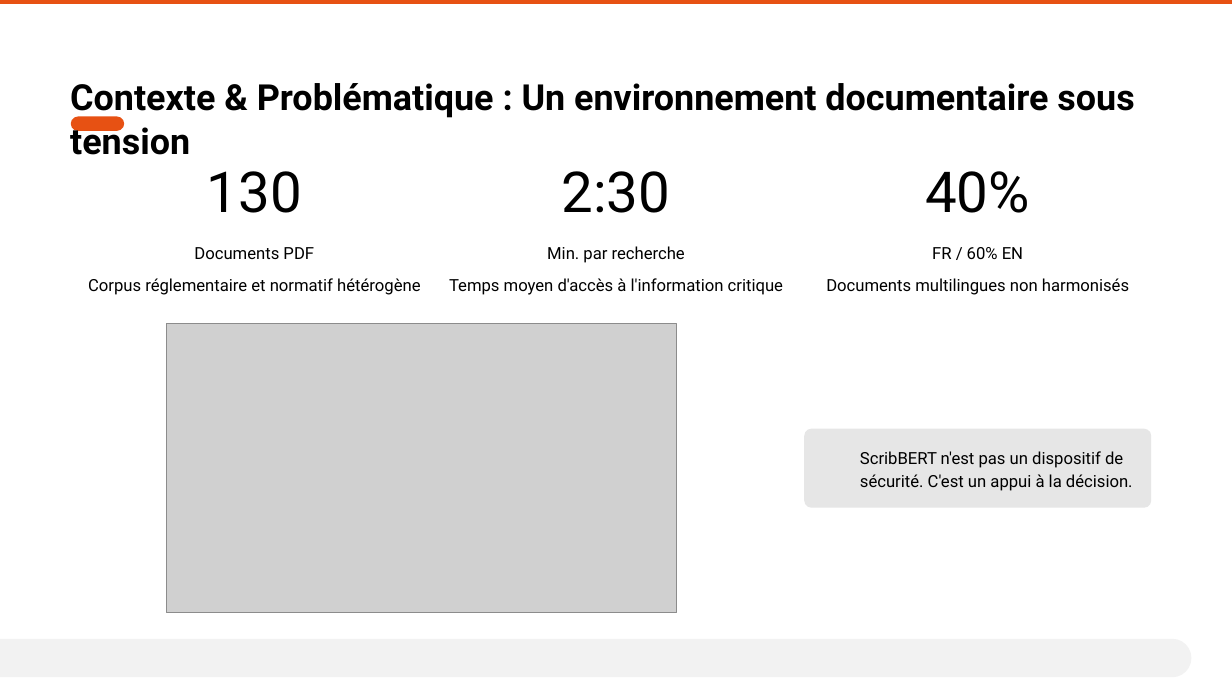
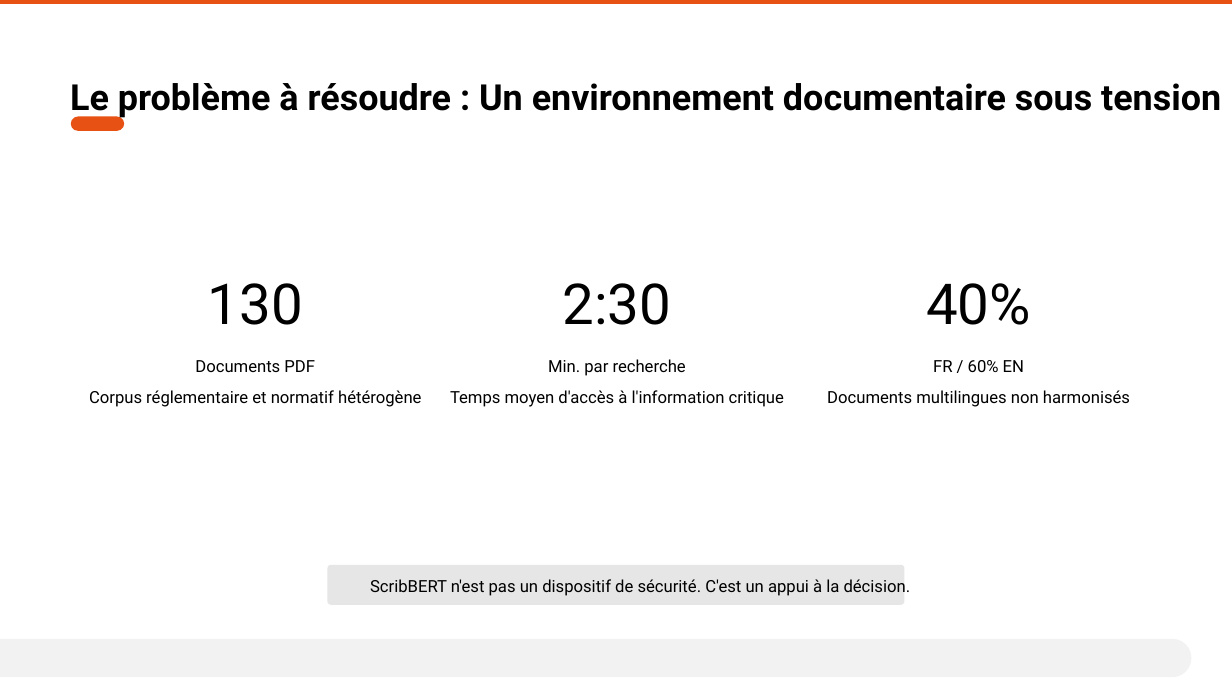
Before and after one commit to AurelienLELEU/memoire, a slide deck: slide 2 of Évaluer la cohérence et la fiabilité d'un système RAG en contexte industriel critique.pptx. Drawn at 1232x693 pixels with LibreOffice and Linux fonts; fonts in the diff are those of the drawing; grey boxes stand for pictures; background and template pictures are left out. Boxes give left, top, right and bottom in pixels: in the first picture for what was removed or moved away, otherwise in the second. Text is boxed around its words. In the diff, an @@ line names an element or a change of style, - is before the commit and + after.

```diff
--- a/Évaluer la cohérence et la fiabilité d'un système RAG en contexte industriel critique.pptx
+++ b/Évaluer la cohérence et la fiabilité d'un système RAG en contexte industriel critique.pptx
@@ text at (70,83,1221,119): text changed @@
-Contexte & Problématique : Un environnement documentaire sous tension
+Le problème à résoudre : Un environnement documentaire sous tension
@@ picture removed at (166,323,677,613) @@
@@ 6 texts: place and size @@
-6 texts at (194,171,1030,263)
+6 texts at (195,283,1031,376)
@@ 3 texts: place and size @@
-3 texts at (88,278,1129,295)
+3 texts at (89,390,1130,407)
@@ rounded rectangle: place and size @@
-rounded rectangle at (804,429,1152,508)
+rounded rectangle at (327,565,905,604)
@@ text "ScribBERT n'est pas un dispositif ..." rewrapped from (860,451,1133,491) to (370,579,911,596) @@
```
Also in this commit, not shown: 8 other slides changed.
